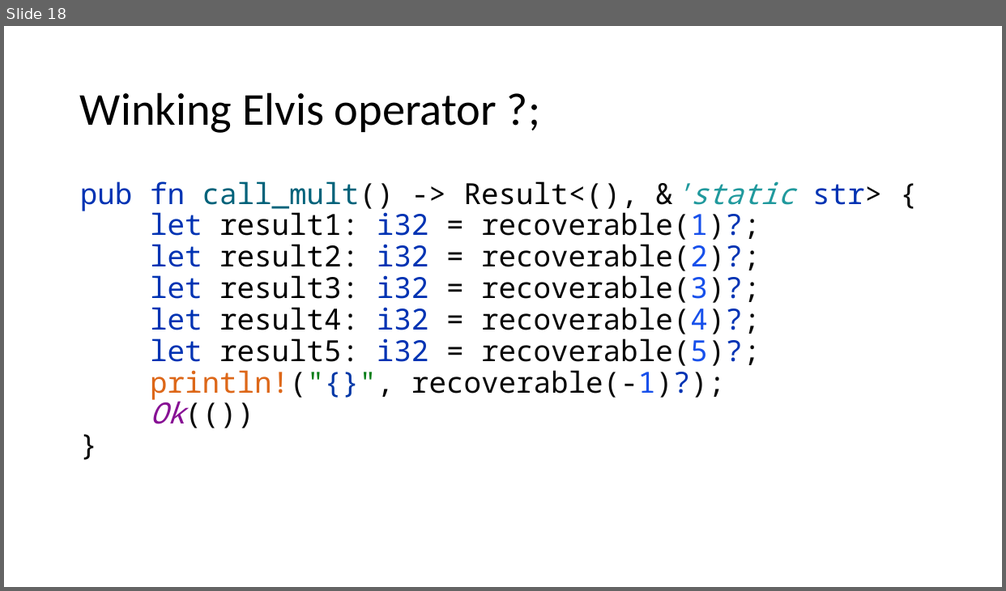
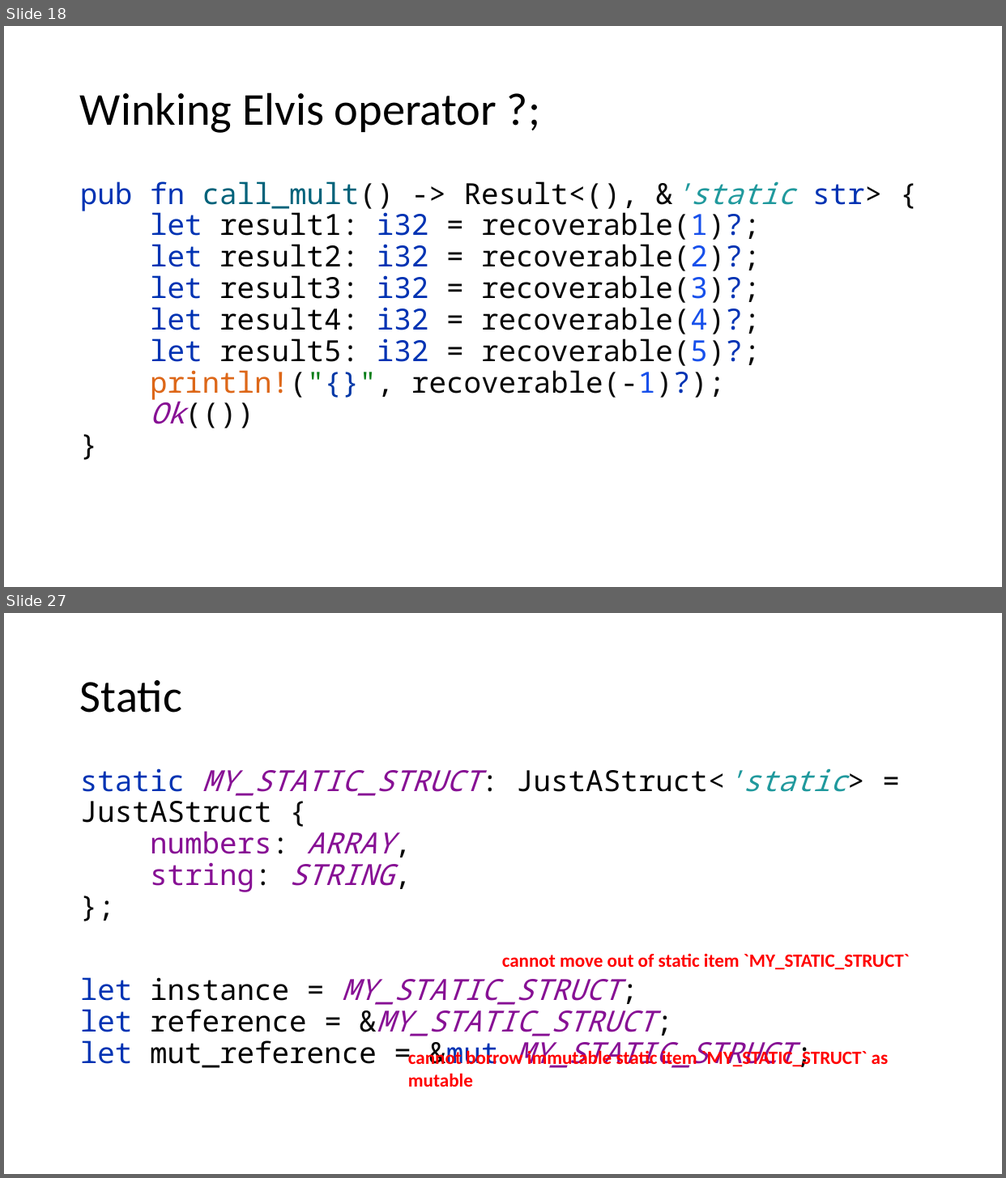
Before and after one commit to kugushev/course-rust-basics, a slide deck: src/10-Advanced/10-Advanced.pptx. Shown one above the other, each under a label of ours: slide 18 before the commit, slides 18 and 27 after it; the slides between them are not shown. The pictures are 1006x591 and 1006x1178 pixels, drawn with LibreOffice and Linux fonts; fonts in the diff are those of the drawing. Boxes give left, top, right and bottom in pixels: in the first picture for what was removed or moved away, otherwise in the second. Text is boxed around its words. In the diff, an @@ line names an element or a change of style, - is before the commit and + after.

```diff
--- a/src/10-Advanced/10-Advanced.pptx
+++ b/src/10-Advanced/10-Advanced.pptx
@@ slide 27 added at bbox=[4, 613, 1002, 1174], background #FFFFFF @@
@@ title added at bbox=[80, 680, 182, 713], 44 pt, text #000000 @@
+Static
@@ text added at bbox=[80, 769, 848, 1068], 28 pt, text #871094 @@
+static MY_STATIC_STRUCT: JustAStruct<'static> = JustAStruct {
+numbers: ARRAY,
+string: STRING,
+};
+let instance = MY_STATIC_STRUCT;
+let reference = &MY_STATIC_STRUCT;
+let mut_reference = &mut MY_STATIC_STRUCT;
@@ text added at bbox=[502, 953, 910, 970], 18 pt, text #FF0000, bold @@
+cannot move out of static item `MY_STATIC_STRUCT`
@@ text added at bbox=[408, 1048, 889, 1087], 18 pt, text #FF0000, bold @@
+cannot borrow immutable static item `MY_STATIC_STRUCT` as mutable
```
Also in this commit, not shown: 27 other slides added, 1 slide removed, 2 other files.
